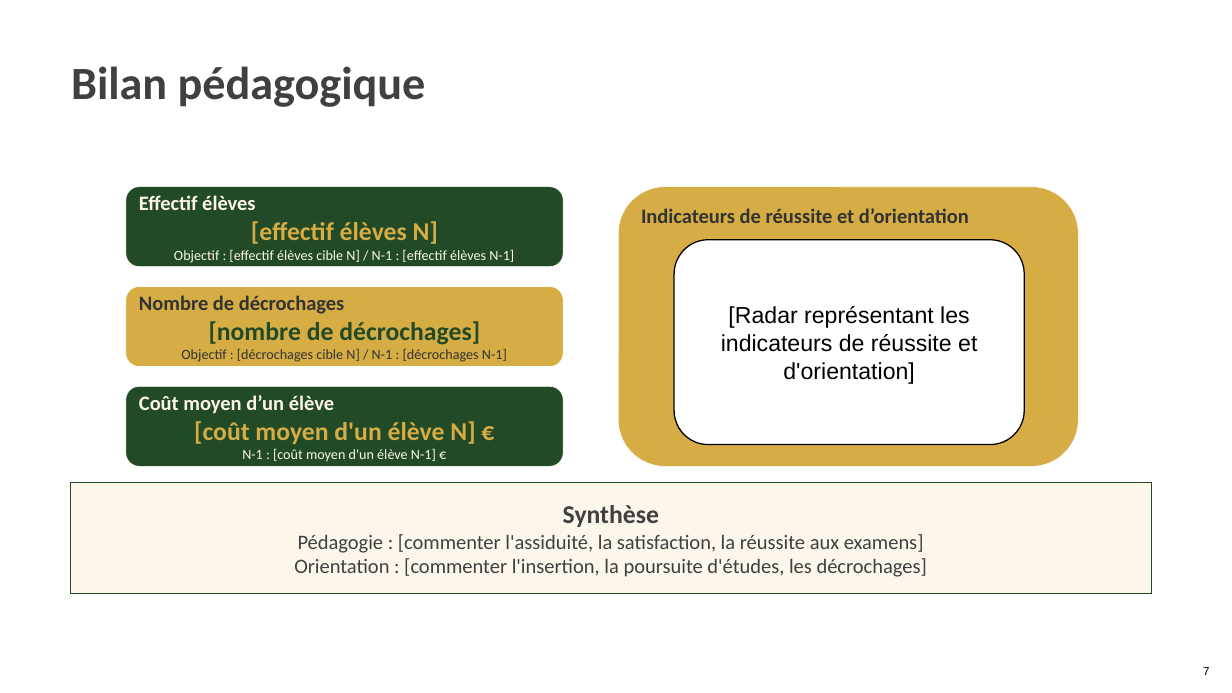
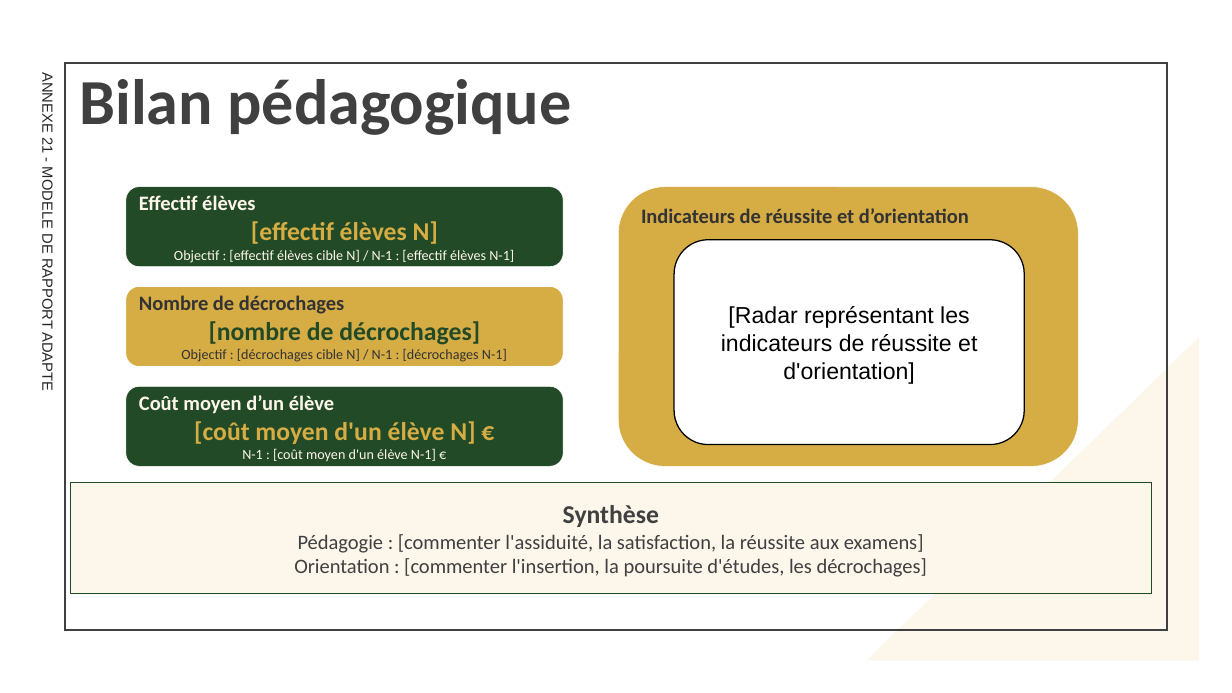
Before and after one commit to Ok1nam/EDP180625, a slide deck: slide 7 of client/public/fichiers/ANNEXE 21 - MODELE DE RAPPORT ADAPTE.pptx. Drawn at 1232x693 pixels with LibreOffice and Linux fonts; fonts in the diff are those of the drawing. Boxes give left, top, right and bottom in pixels: in the first picture for what was removed or moved away, otherwise in the second. Text is boxed around its words. In the diff, an @@ line names an element or a change of style, - is before the commit and + after.

```diff
--- a/client/public/fichiers/ANNEXE 21 - MODELE DE RAPPORT ADAPTE.pptx
+++ b/client/public/fichiers/ANNEXE 21 - MODELE DE RAPPORT ADAPTE.pptx
@@ title "Bilan pédagogique": place and size @@
-title "Bilan pédagogique" at <box>71,66,426,107</box>
+title "Bilan pédagogique" at <box>80,79,571,135</box>
@@ title "Bilan pédagogique" at <box>80,79,571,135</box>: size 36 to 50 pt; vertical alignment top to middle @@
@@ text added at <box>39,78,55,390</box>, 11.5 pt, text #262626 @@
+ANNEXE 21 - MODELE DE RAPPORT ADAPTE
@@ rectangle added at <box>65,63,1167,629</box>, outline #404040 1.5 pt @@
@@ right triangle added at <box>867,337,1200,661</box>, fill #FDF6EA @@
@@ page number removed at <box>1203,667,1209,675</box> @@
-7
```
Also in this commit, not shown: 9 other slides changed, 4 other files.
